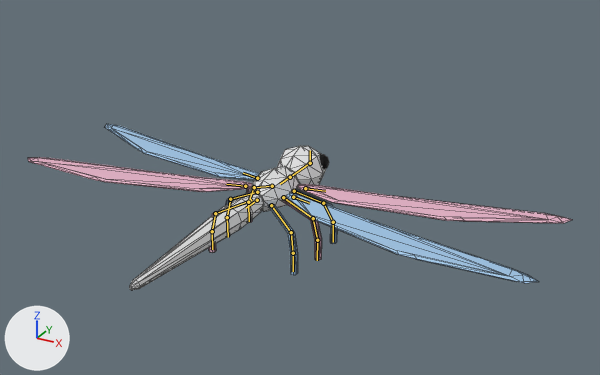
Renders of the glTF model public/models/dragonfly.glb from each side of a commit.
Rendered twice from a 50 mm lens placed at (26.6, -44.3, 22.8), pointed at (3.2, -1.9, 1.6). Arrows for +X, +Y and +Z are at lower left; the lights stay in place. The bones that bend it are drawn over the model as lines. Mesh edges are drawn as thin lines on the coarser meshes.

In view in the first picture: 'BackWing.L', 'BackWing.R', 'Circle.005', 'FrontWing.L', 'FrontWing.R', 'Head', 'Tail', 'Thorax'.
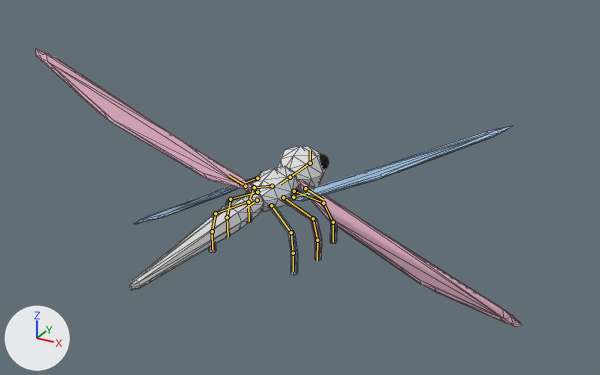
Commit message: Test buggy dragonfly animation

The newer file adds an action. The first version stands in its rest pose; the second is drawn at frame 23 of the action 'Fly'.

The change, as a diff of the scene's bpy script:
```diff
--- a/public/models/dragonfly.glb.py
+++ b/public/models/dragonfly.glb.py
@@ bone_frontwing_r @@
 bone_frontwing_r = bpy.data.objects['Armature'].pose.bones['FrontWing.R']  # child of 'Thorax'
-bone_frontwing_r.rotation_quaternion = (1.0, 0.0, 0.0, 0.0)  # degrees (0, 0, 0)
+bone_frontwing_r.rotation_quaternion = (0.966, 0.253, 0.053, 0.0)  # degrees (29, 6, 2)
@@ bone_backwing_r @@
 bone_backwing_r = bpy.data.objects['Armature'].pose.bones['BackWing.R']  # child of 'Thorax'
-bone_backwing_r.rotation_quaternion = (1.0, 0.0, 0.0, 0.0)  # degrees (0, 0, 0)
+bone_backwing_r.rotation_quaternion = (0.966, -0.253, 0.055, 0.0)  # degrees (-29, 6, -2)
@@ bone_frontwing_l @@
 bone_frontwing_l = bpy.data.objects['Armature'].pose.bones['FrontWing.L']  # child of 'Thorax'
-bone_frontwing_l.rotation_quaternion = (1.0, 0.0, 0.0, 0.0)  # degrees (0, 0, 0)
+bone_frontwing_l.rotation_quaternion = (0.966, 0.253, -0.053, 0.0)  # degrees (29, -6, -2)
@@ bone_backwing_l @@
 bone_backwing_l = bpy.data.objects['Armature'].pose.bones['BackWing.L']  # child of 'Thorax'
-bone_backwing_l.rotation_quaternion = (1.0, 0.0, 0.0, 0.0)  # degrees (0, 0, 0)
+bone_backwing_l.rotation_quaternion = (0.966, -0.253, -0.055, 0.0)  # degrees (-29, -6, 2)
```

What differs and where, as boxes (x1, y1, x2, y2) in the pictures (600 x 375 px):
'FrontWing.R', posed (18% narrower, 275% taller)
    before: (297, 184, 572, 223)
    after: (296, 178, 522, 327)
'BackWing.L', posed (297% taller)
    before: (28, 157, 252, 192)
    after: (36, 49, 252, 191)
'BackWing.R', posed (11% narrower, 17% shorter)
    before: (287, 192, 539, 283)
    after: (288, 126, 512, 201)
'FrontWing.L', posed (21% narrower, 12% shorter)
    before: (105, 124, 260, 180)
    after: (135, 175, 258, 224)
bone 'FrontWing.R', root to tip
    before: (305, 188) to (325, 191)
    after: (305, 188) to (323, 199)
bone 'BackWing.R', root to tip
    before: (293, 197) to (309, 203)
    after: (293, 197) to (307, 193)
bone 'FrontWing.L', root to tip
    before: (257, 178) to (243, 173)
    after: (257, 178) to (245, 182)
bone 'BackWing.L', root to tip
    before: (245, 186) to (226, 184)
    after: (245, 186) to (228, 175)
